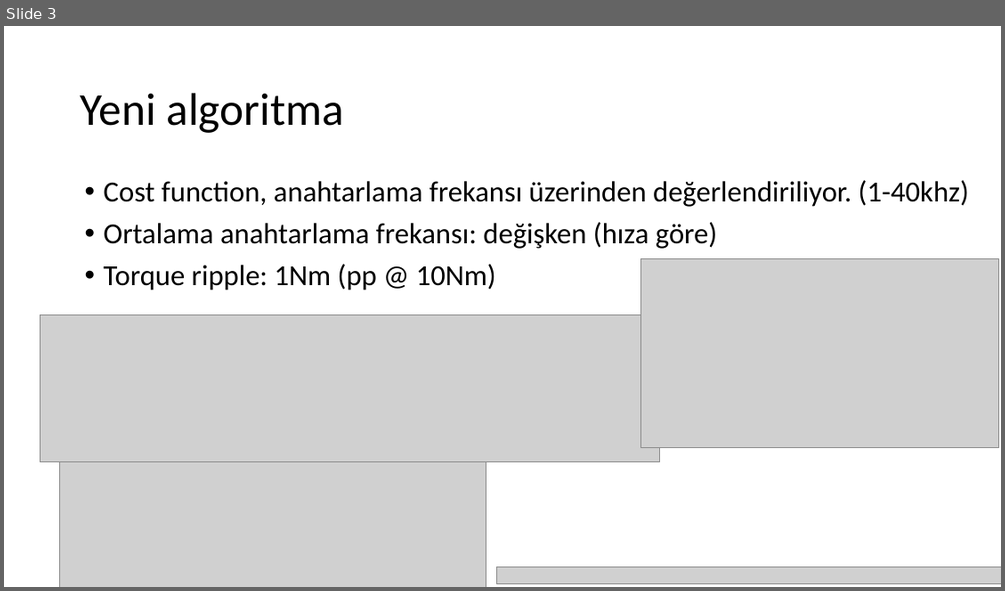
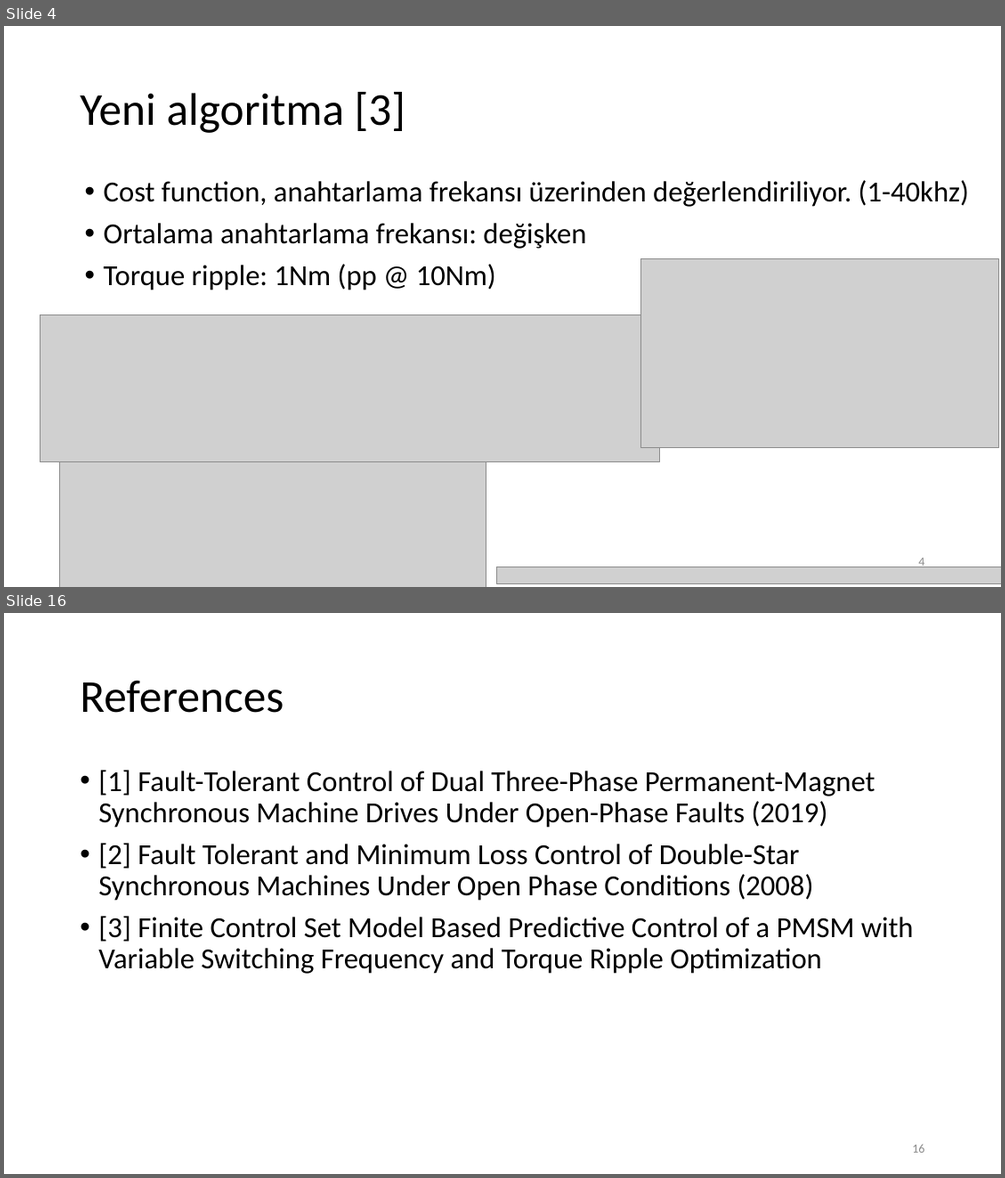
Before and after one commit to hakansrc/fault_tolerant_drives, a slide deck: Simulation/MPC/Sunumlar/MPC_sunum_week35.pptx. Shown one above the other, each under a label of ours: slide 3 before the commit, slides 4 and 16 after it; the slides between them are not shown. The pictures are 1005x591 and 1005x1178 pixels, drawn with LibreOffice and Linux fonts; fonts in the diff are those of the drawing; grey boxes stand for pictures. Boxes give left, top, right and bottom in pixels: in the first picture for what was removed or moved away, otherwise in the second. Text is boxed around its words. In the diff, an @@ line names an element or a change of style, - is before the commit and + after.

```diff
--- a/Simulation/MPC/Sunumlar/MPC_sunum_week35.pptx
+++ b/Simulation/MPC/Sunumlar/MPC_sunum_week35.pptx
@@ slide 16 added at <box>4,613,1001,1174</box>, background #FFFFFF @@
@@ title added at <box>80,680,283,713</box>, 44 pt, text #000000 @@
+References
@@ text added at <box>98,770,914,973</box>, 28 pt, text #000000 @@
+• [1] Fault-Tolerant Control of Dual Three-Phase Permanent-Magnet Synchronous Machine Drives Under Open-Phase Faults (2019)
+• [2] Fault Tolerant and Minimum Loss Control of Double-Star Synchronous Machines Under Open Phase Conditions (2008)
+• [3] Finite Control Set Model Based Predictive Control of a PMSM with Variable Switching Frequency and Torque Ripple Optimization
@@ page number added at <box>912,1144,924,1152</box>, 12 pt, text #8C8C8C @@
+16
@@ what was slide 3 is now slide 4 @@
@@ slide 4 changed as well @@
@@ title at <box>80,92,405,133</box>: text changed @@
-Yeni algoritma
+Yeni algoritma [3]
@@ text at <box>104,223,586,248</box>: text changed @@
-• Ortalama anahtarlama frekansı: değişken (hıza göre)
+• Ortalama anahtarlama frekansı: değişken
@@ page number added at <box>918,557,924,567</box>, 12 pt, text #8C8C8C @@
+4
```
Also in this commit, not shown: 2 other slides changed, 14 other slides added, 2 slides removed, 9 other files.
